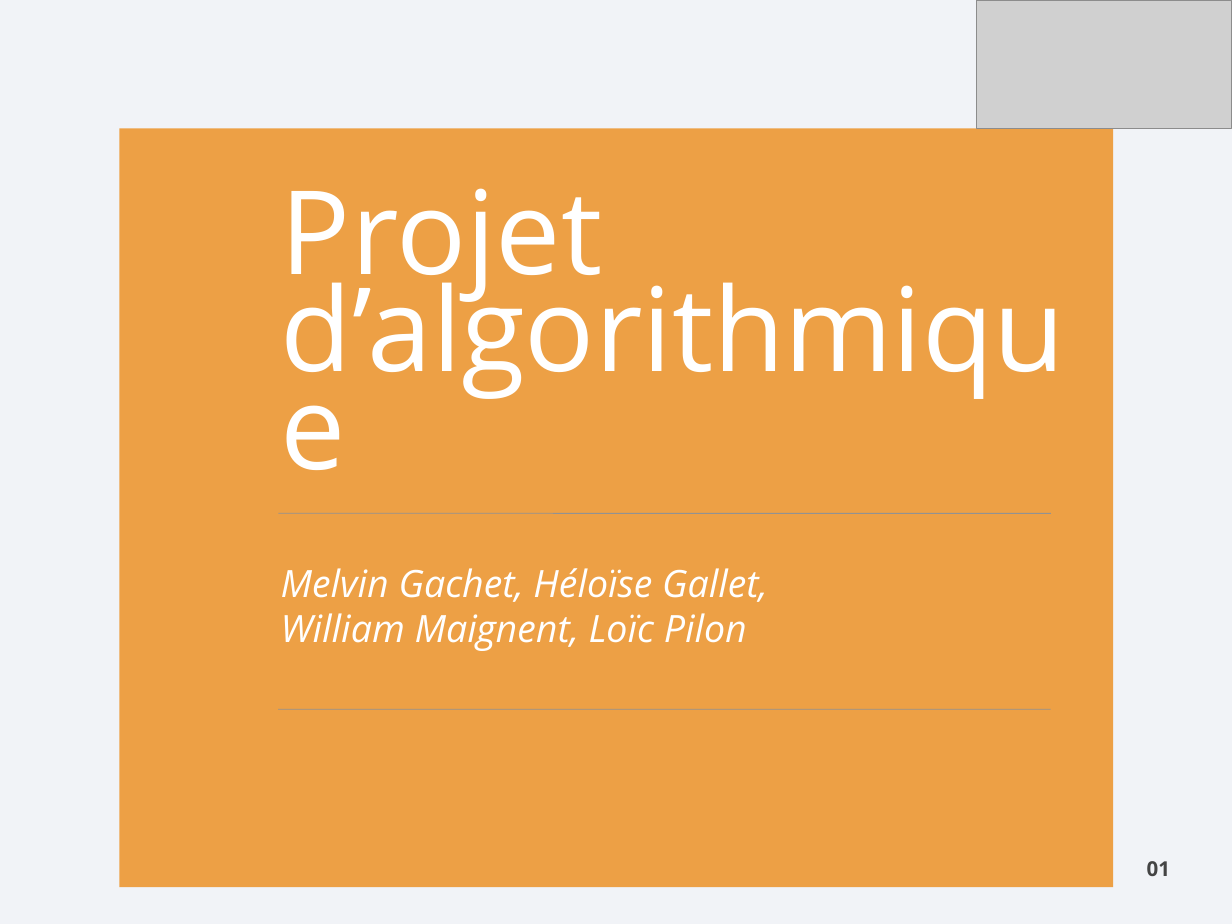
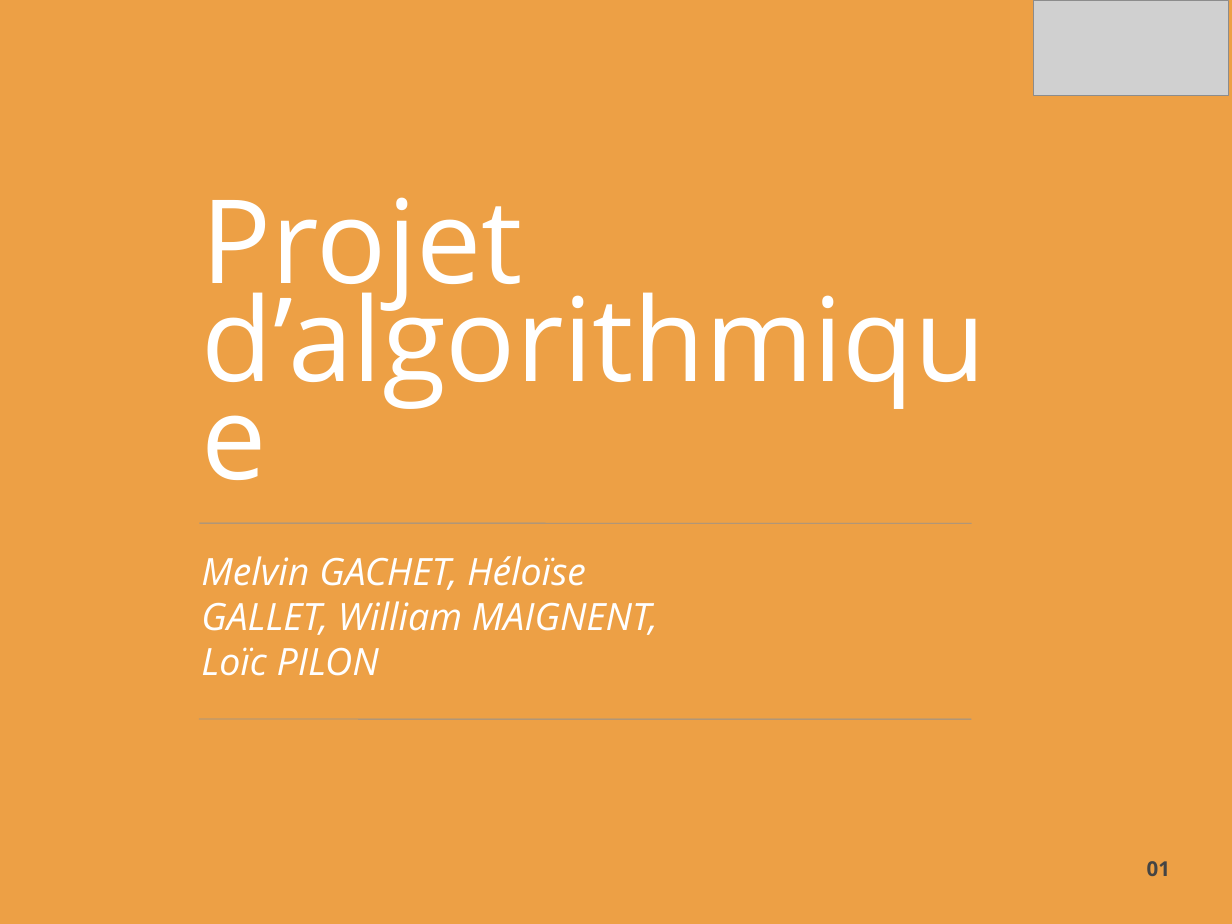
Before and after one commit to Loicpln/Projet_Algo_N2, a slide deck: slide 1 of PowerPoint.pptx. Drawn at 1232x924 pixels with LibreOffice and Linux fonts; fonts in the diff are those of the drawing; grey boxes stand for pictures. Boxes give left, top, right and bottom in pixels: in the first picture for what was removed or moved away, otherwise in the second. Text is boxed around its words. In the diff, an @@ line names an element or a change of style, - is before the commit and + after.

```diff
--- a/PowerPoint.pptx
+++ b/PowerPoint.pptx
@@ rectangle: place and size @@
-rectangle at box(120, 128, 1113, 887)
+rectangle at box(0, 0, 1232, 924)
@@ picture: place and size @@
-picture at box(977, 0, 1231, 128)
+picture at box(1034, 0, 1229, 95)
@@ text in free at box(201, 556, 658, 676): text changed @@
-Melvin Gachet, Héloïse Gallet, William Maignent, Loïc Pilon
+Melvin GACHET, Héloïse GALLET, William MAIGNENT, Loïc PILON
@@ 2 frees, 2 lines: place and size @@
-2 frees, 2 lines at box(277, 195, 1114, 709)
+2 frees, 2 lines at box(198, 205, 1034, 719)
```
Also in this commit, not shown: 7 other slides changed.
